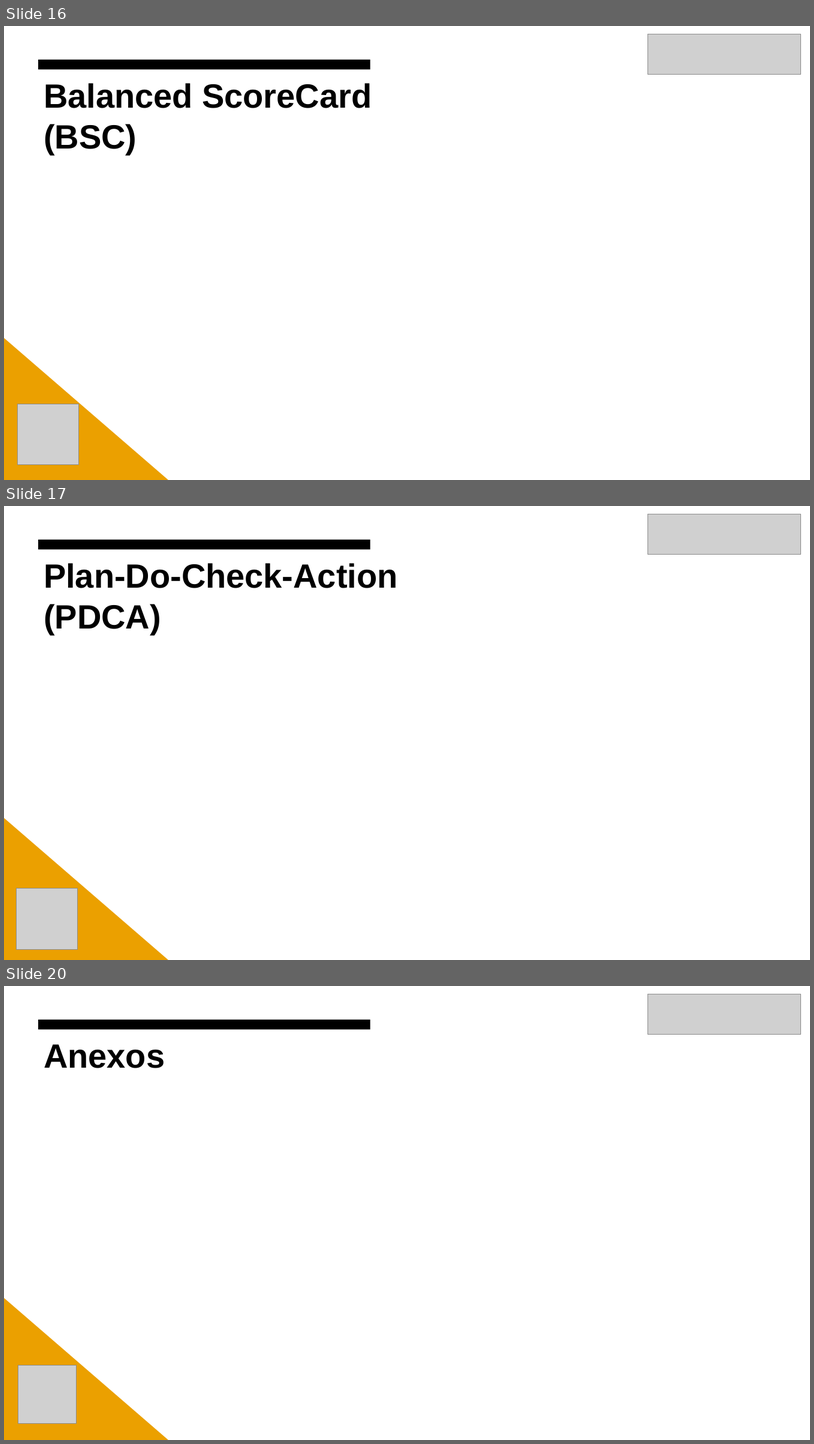
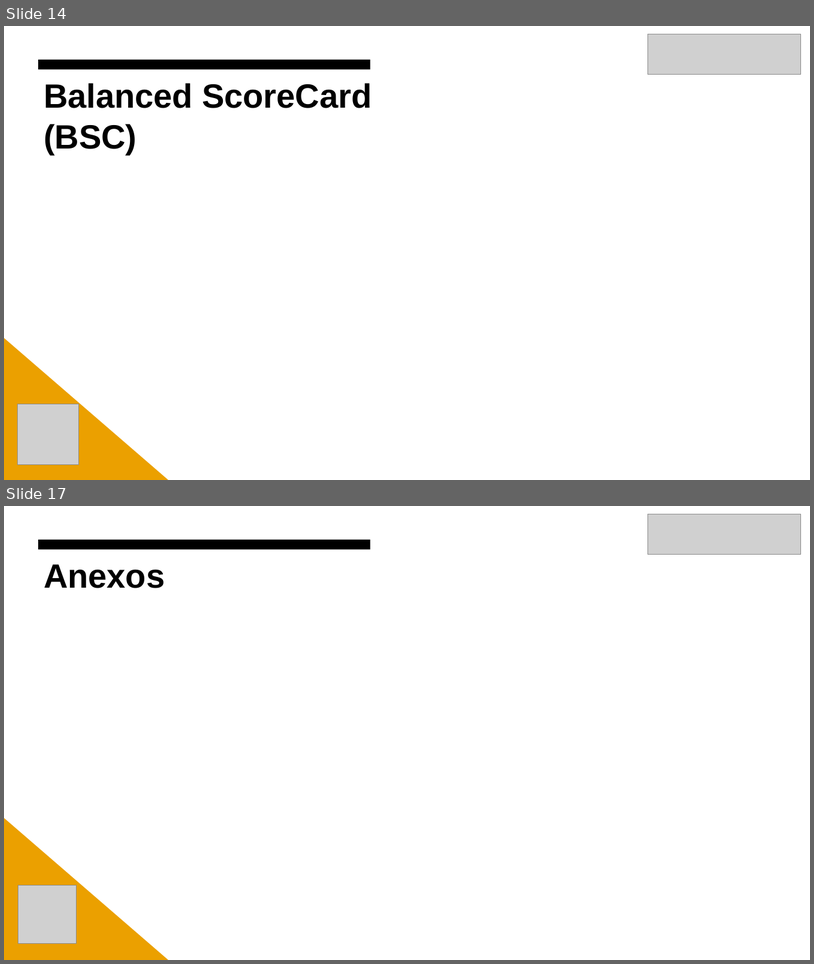
Before and after one commit to Gabriel-Esquilo-Medeiros/Projeto_Integrador_CPFL, a slide deck: Template Final - Apresentacao - Conhecendo o Negócio.pptx. Shown one above the other, each under a label of ours: slides 16, 17 and 20 before the commit, slides 14 and 17 after it; the slides between them are not shown. The pictures are 814x1444 and 814x964 pixels, drawn with LibreOffice and Linux fonts; fonts in the diff are those of the drawing; grey boxes stand for pictures. Boxes give left, top, right and bottom in pixels: in the first picture for what was removed or moved away, otherwise in the second. Text is boxed around its words. In the diff, an @@ line names an element or a change of style, - is before the commit and + after.

```diff
--- a/Template Final - Apresentacao - Conhecendo o Negócio.pptx
+++ b/Template Final - Apresentacao - Conhecendo o Negócio.pptx
@@ slide 17 removed at [4, 506, 810, 960], background #FFFFFF; not listed: 1 template element that a slide beside it also shows @@
@@ picture removed at [648, 514, 801, 555] @@
@@ title removed at [44, 563, 398, 634] @@
-Plan-Do-Check-Action
-(PDCA)
@@ right triangle removed at [4, 816, 168, 960] @@
@@ picture removed at [16, 888, 77, 949] @@
@@ what was slide 16 is now slide 14 @@
@@ what was slide 20 is now slide 17 @@
```
Also in this commit, not shown: 7 slides changed, 4 slides added, 6 other slides removed.
